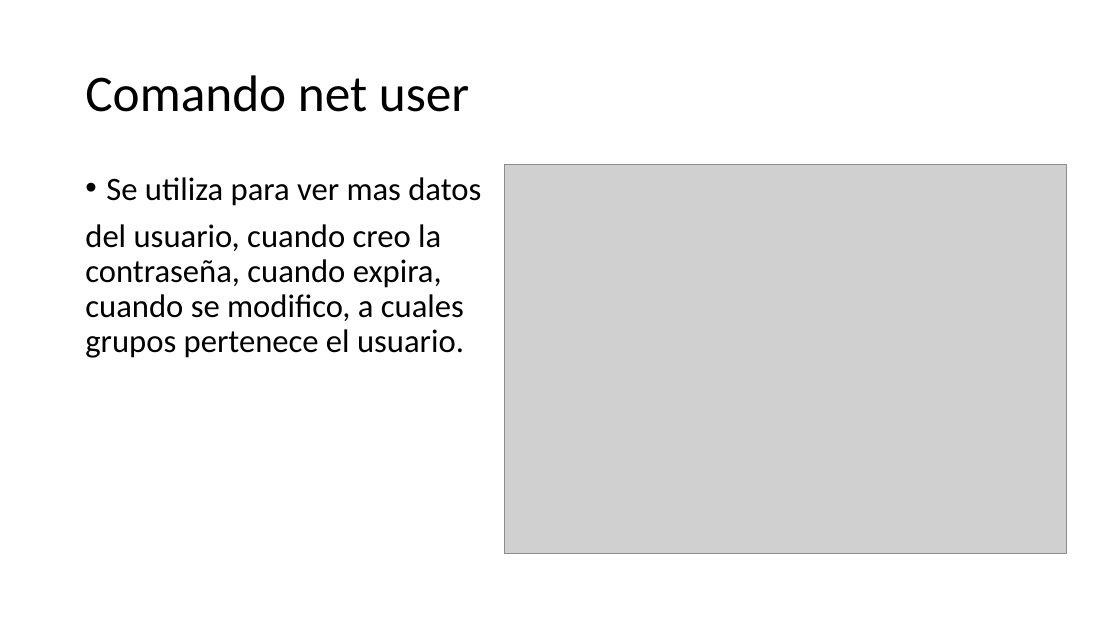
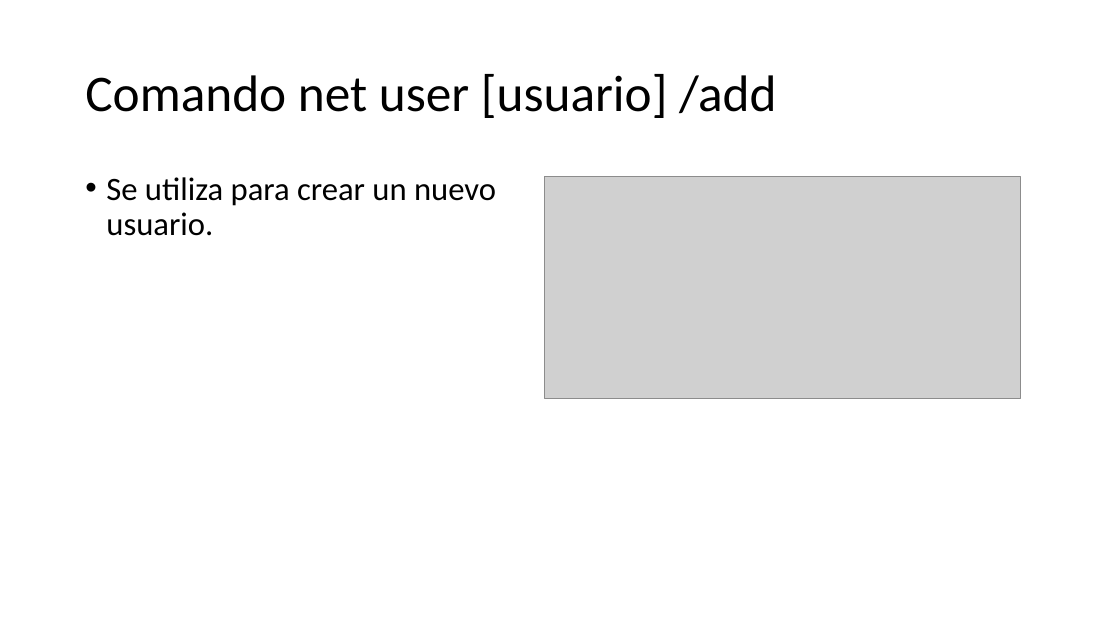
Before and after one commit to elchecho3000-blip/Ciberseguridad-bootcamp, a slide deck: slide 4 of CCNA1/comandos-windows/net-user/Comando net user (CCNA1).pptx. Drawn at 1120x630 pixels with LibreOffice and Linux fonts; fonts in the diff are those of the drawing; grey boxes stand for pictures. Boxes give left, top, right and bottom in pixels: in the first picture for what was removed or moved away, otherwise in the second. Text is boxed around its words. In the diff, an @@ line names an element or a change of style, - is before the commit and + after.

```diff
--- a/CCNA1/comandos-windows/net-user/Comando net user (CCNA1).pptx
+++ b/CCNA1/comandos-windows/net-user/Comando net user (CCNA1).pptx
@@ title at (85, 74, 776, 118): text changed @@
-Comando net user
+Comando net user [usuario] /add
@@ text at (106, 177, 496, 236): text changed @@
-• Se utiliza para ver mas datos
-del usuario, cuando creo la contraseña, cuando expira, cuando se modifico, a cuales grupos pertenece el usuario.
+• Se utiliza para crear un nuevo usuario.
@@ picture removed at (504, 165, 1067, 555) @@
@@ picture added at (544, 176, 1021, 398) @@
```
Also in this commit, not shown: 1 other slide changed, 4 slides added, 1 other file.
